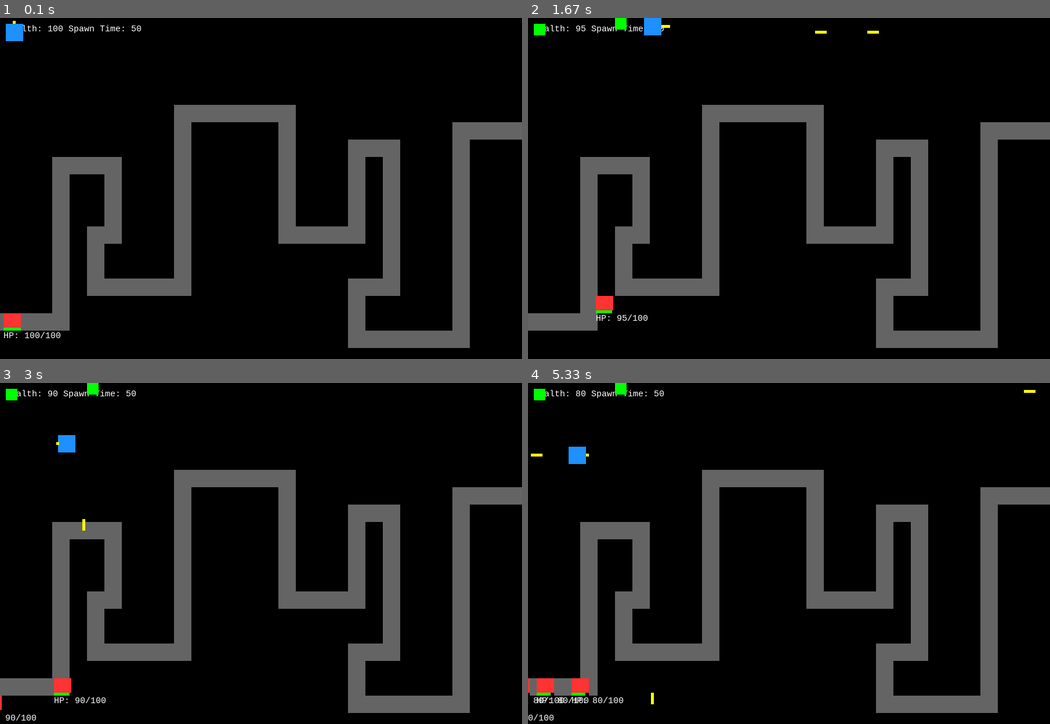
Above: before the commit, frames 1-4 (two rows, left to right).
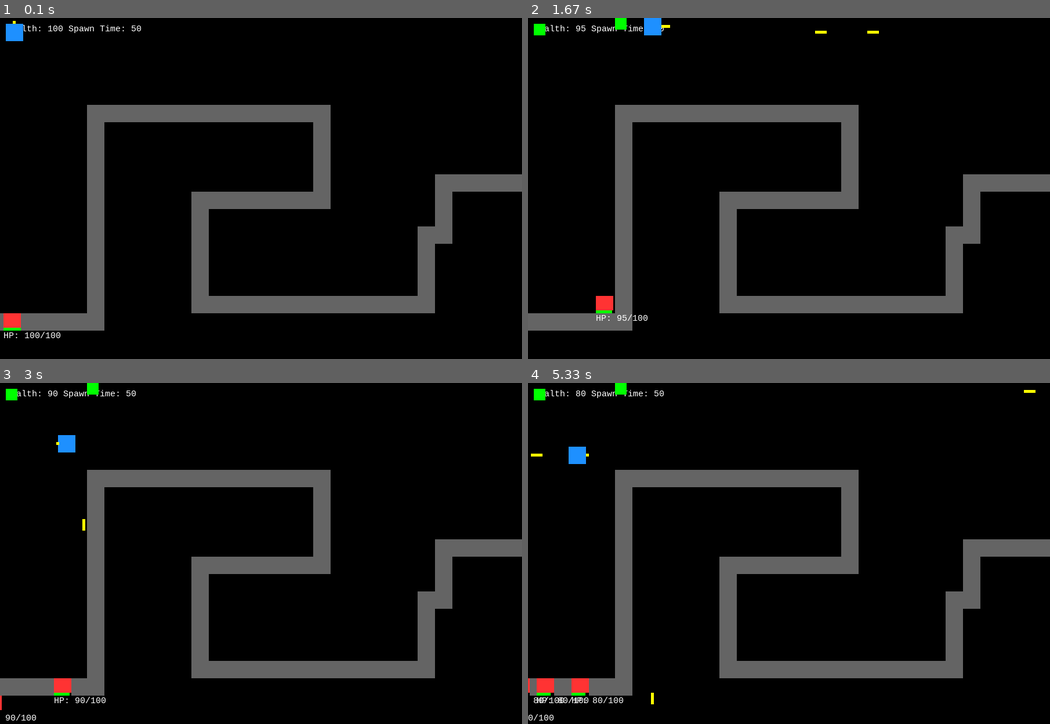
Above: after the commit, the same moments.

Repository: JasZhe/Tower-Defense
Game: pygame game, started from game.py
Same seed, same stepped clock (60 frames per second), same inputs: the game is played once before the commit and once after it.
Inputs:
- Up to frame 1 (0.1 s): no input
- Up to frame 2 (1.67 s): tap T at 0.33, 1.32 s; hold Right 0.67-1.13 s; hold D 0.67-1.13 s; tap Space at 0.73, 1.03, 1.23, 1.57 s; tap J at 0.82 s; hold Up 1.17-1.47 s; hold W 1.17-1.47 s; hold Right from 1.5 s (still down); hold D from 1.5 s (still down)
- Up to frame 3 (3 s): tap Space at 1.87, 2.07, 2.37, 2.63, 2.97 s; release Right at 1.97 s; release D at 1.97 s; hold Left 2-2.53 s; hold A 2-2.53 s; tap J at 2.15 s; hold Down 2.57-2.87 s; hold S 2.57-2.87 s; tap T at 2.72 s; hold Left from 2.9 s (still down); hold A from 2.9 s (still down)
- Up to frame 4 (5.33 s): tap Space at 3.27, 3.4, 3.8, 4.1, 4.47, 4.87, 5.17 s; release Left at 3.3 s; release A at 3.3 s; hold Up 3.33-3.7 s; hold W 3.33-3.7 s; tap J at 3.48, 4.95 s; hold Right 3.73-4.37 s; hold D 3.73-4.37 s; tap T at 3.88 s; hold Down 4.4-4.77 s; hold S 4.4-4.77 s; hold Left 4.8-5.27 s; hold A 4.8-5.27 s; hold Right from 5.3 s (still down); hold D from 5.3 s (still down)

The runs differ from the first frame. In frame 1, 23% of the frame differs, in the area x 10-100%, y 25-97%; in frame 2, 23%; in frame 3, 23%; in frame 4, 23%.

Commit message:
- Changed Map reading from huge 2D array to a compact file reading method - Added method to export Generated path in another file

Diff:
--- a/classes.py
+++ b/classes.py
@@ -164,20 +164,65 @@
 # Constructor: listOf(listOf(Int))
 # Requires: Each list must be the same length
 class Map:
-    def __init__(self, map_array):
-        valid = True
-        if len(map_array) > 0 and len(map_array[0]) > 0:
-            row_length = len(map_array[0])
-            for row in map_array:
-                if len(row) != row_length:
-                    self.grid = 'Inconsistent row lengths.'
-                    valid = False
-                    break
-            if valid:
-                self.grid = map_array
-        else:
-            self.grid = 'Invalid Map'
-
+    # Generates game map based off of the map file
+    def __init__(self, map_file):
+        previous_corner = None
+        line_number = 1
+        self.corners = []
+        with open('map.txt', 'r') as file:
+            for line in file:
+                if line_number == 1:
+                    self.rows = int(line.split(':')[1])
+                elif line_number == 2:
+                    self.cols = int(line.split(':')[1])
+                    grid = [' '] * self.rows
+                    for i in range(0, self.rows):
+                        grid[i] = [' '] * self.cols
+                        self.grid = grid
+                elif line_number == 3:
+                    self.grid_size = int(line.split(':')[1])
+                else:
+                    coords = line.strip().split(',')
+                    self.corners.append((int(coords[0]), int(coords[1])))
+                    self.grid[int(coords[0])][int(coords[1])] = 'P'
+                line_number = line_number + 1
+            file.close()
+
+        print(self.corners)
+        corner_len = len(self.corners)
+        for i in range(0, corner_len):
+            if i + 1 < corner_len:
+                if self.corners[i][0] == self.corners[i + 1][0]:
+                    lower = min(self.corners[i][1], self.corners[i + 1][1])
+                    higher = max(self.corners[i][1], self.corners[i + 1][1])
+                    for k in range (lower, higher):
+                        self.grid[self.corners[i][0]][k] = 'P'
+
+                elif self.corners[i][1] == self.corners[i + 1][1]:
+                    lower = min(self.corners[i][0], self.corners[i + 1][0])
+                    higher = max(self.corners[i][0], self.corners[i + 1][0])
+                    for k in range (lower, higher):
+                        self.grid[k][self.corners[i][1]] = 'P'
+        self.save_map()
+
+        # valid = True
+        # if len(map_file) > 0 and len(map_file[0]) > 0:
+        #     row_length = len(map_file[0])
+        #     for row in map_file:
+        #         if len(row) != row_length:
+        #             self.grid = 'Inconsistent row lengths.'
+        #             valid = False
+        #             break
+        #     if valid:
+        #         self.grid = map_file
+        # else:
+        #     self.grid = 'Invalid Map'
+
+    def save_map(self, file_name = 'map_view.txt'):
+        with open(file_name, 'w') as file:
+            for row in self.grid:
+                file.write(str(row) + '\n')
+            file.close()
     # Finds the length of the map
     def row_length(self):
         return len(self.grid[0])
--- a/game.py
+++ b/game.py
@@ -62,11 +62,39 @@
 pygame.mixer.pre_init(44100, -16, 2, 2048)
 pygame.mixer.init()
 
+# Map settings
+game_map = Map('map.txt')
+# Path
+# PATH = [[' ', ' ', ' ', ' ', ' ', ' ', ' ', ' ', ' ', ' ', ' ', ' ', ' ', ' ', ' ', ' ', ' ', ' ', ' ', ' ', ' ', ' ', ' ', ' ', ' ', ' ', ' ', ' ', ' ', ' '],
+#         [' ', ' ', ' ', ' ', ' ', ' ', ' ', ' ', ' ', ' ', ' ', ' ', ' ', ' ', ' ', ' ', ' ', ' ', ' ', ' ', ' ', ' ', ' ', ' ', ' ', ' ', ' ', ' ', ' ', ' '],
+#         [' ', ' ', ' ', ' ', ' ', ' ', ' ', ' ', ' ', ' ', ' ', ' ', ' ', ' ', ' ', ' ', ' ', ' ', ' ', ' ', ' ', ' ', ' ', ' ', ' ', ' ', ' ', ' ', ' ', ' '],
+#         [' ', ' ', ' ', ' ', ' ', ' ', ' ', ' ', ' ', ' ', ' ', ' ', ' ', ' ', ' ', ' ', ' ', ' ', ' ', ' ', ' ', ' ', ' ', ' ', ' ', ' ', ' ', ' ', ' ', ' '],
+#         [' ', ' ', ' ', ' ', ' ', ' ', ' ', ' ', ' ', ' ', ' ', ' ', ' ', ' ', ' ', ' ', ' ', ' ', ' ', ' ', ' ', ' ', ' ', ' ', ' ', ' ', ' ', ' ', ' ', ' '],
+#         [' ', ' ', ' ', ' ', ' ', ' ', ' ', ' ', ' ', ' ', 'P', 'P', 'P', 'P', 'P', 'P', 'P', ' ', ' ', ' ', ' ', ' ', ' ', ' ', ' ', ' ', ' ', ' ', ' ', ' '],
+#         [' ', ' ', ' ', ' ', ' ', ' ', ' ', ' ', ' ', ' ', 'P', ' ', ' ', ' ', ' ', ' ', 'P', ' ', ' ', ' ', ' ', ' ', ' ', ' ', ' ', ' ', 'P', 'P', 'P', 'P'],
+#         [' ', ' ', ' ', ' ', ' ', ' ', ' ', ' ', ' ', ' ', 'P', ' ', ' ', ' ', ' ', ' ', 'P', ' ', ' ', ' ', 'P', 'P', 'P', ' ', ' ', ' ', 'P', ' ', ' ', ' '],
+#         [' ', ' ', ' ', 'P', 'P', 'P', 'P', ' ', ' ', ' ', 'P', ' ', ' ', ' ', ' ', ' ', 'P', ' ', ' ', ' ', 'P', ' ', 'P', ' ', ' ', ' ', 'P', ' ', ' ', ' '],
+#         [' ', ' ', ' ', 'P', ' ', ' ', 'P', ' ', ' ', ' ', 'P', ' ', ' ', ' ', ' ', ' ', 'P', ' ', ' ', ' ', 'P', ' ', 'P', ' ', ' ', ' ', 'P', ' ', ' ', ' '],
+#         [' ', ' ', ' ', 'P', ' ', ' ', 'P', ' ', ' ', ' ', 'P', ' ', ' ', ' ', ' ', ' ', 'P', ' ', ' ', ' ', 'P', ' ', 'P', ' ', ' ', ' ', 'P', ' ', ' ', ' '],
+#         [' ', ' ', ' ', 'P', ' ', ' ', 'P', ' ', ' ', ' ', 'P', ' ', ' ', ' ', ' ', ' ', 'P', ' ', ' ', ' ', 'P', ' ', 'P', ' ', ' ', ' ', 'P', ' ', ' ', ' '],
+#         [' ', ' ', ' ', 'P', ' ', 'P', 'P', ' ', ' ', ' ', 'P', ' ', ' ', ' ', ' ', ' ', 'P', 'P', 'P', 'P', 'P', ' ', 'P', ' ', ' ', ' ', 'P', ' ', ' ', ' '],
+#         [' ', ' ', ' ', 'P', ' ', 'P', ' ', ' ', ' ', ' ', 'P', ' ', ' ', ' ', ' ', ' ', ' ', ' ', ' ', ' ', ' ', ' ', 'P', ' ', ' ', ' ', 'P', ' ', ' ', ' '],
+#         [' ', ' ', ' ', 'P', ' ', 'P', ' ', ' ', ' ', ' ', 'P', ' ', ' ', ' ', ' ', ' ', ' ', ' ', ' ', ' ', ' ', ' ', 'P', ' ', ' ', ' ', 'P', ' ', ' ', ' '],
+#         [' ', ' ', ' ', 'P', ' ', 'P', 'P', 'P', 'P', 'P', 'P', ' ', ' ', ' ', ' ', ' ', ' ', ' ', ' ', ' ', 'P', 'P', 'P', ' ', ' ', ' ', 'P', ' ', ' ', ' '],
+#         [' ', ' ', ' ', 'P', ' ', ' ', ' ', ' ', ' ', ' ', ' ', ' ', ' ', ' ', ' ', ' ', ' ', ' ', ' ', ' ', 'P', ' ', ' ', ' ', ' ', ' ', 'P', ' ', ' ', ' '],
+#         ['P', 'P', 'P', 'P', ' ', ' ', ' ', ' ', ' ', ' ', ' ', ' ', ' ', ' ', ' ', ' ', ' ', ' ', ' ', ' ', 'P', ' ', ' ', ' ', ' ', ' ', 'P', ' ', ' ', ' '],
+#         [' ', ' ', ' ', ' ', ' ', ' ', ' ', ' ', ' ', ' ', ' ', ' ', ' ', ' ', ' ', ' ', ' ', ' ', ' ', ' ', 'P', 'P', 'P', 'P', 'P', 'P', 'P', ' ', ' ', ' '],
+#         [' ', ' ', ' ', ' ', ' ', ' ', ' ', ' ', ' ', ' ', ' ', ' ', ' ', ' ', ' ', ' ', ' ', ' ', ' ', ' ', ' ', ' ', ' ', ' ', ' ', ' ', ' ', ' ', ' ', ' ']]
+
+# Grid dimensions
+GRID_SIZE = 30
+
+# Window size properties
+WIDTH = game_map.cols * GRID_SIZE #1080
+HEIGHT = game_map.rows * GRID_SIZE #720
+SIZE = (WIDTH, HEIGHT)
 screen = pygame.display.set_mode(SIZE)
 clock = pygame.time.Clock()
-
-# Map settings
-game_map = Map(PATH)
 
 # Player info
 player = Player(pygame.Rect((10, 10), (30, 30)), BLUE, WIDTH, HEIGHT,
--- /dev/null
+++ b/map.txt
@@ -0,0 +1,15 @@
+rows: 20
+cols: 30
+grid_size: 30
+17, 0
+17, 5
+5, 5
+5, 18
+10, 18
+10, 11
+16, 11
+16, 24
+12, 24
+12, 25
+9, 25
+9, 29
--- /dev/null
+++ b/map_view.txt
@@ -0,0 +1,20 @@
+[' ', ' ', ' ', ' ', ' ', ' ', ' ', ' ', ' ', ' ', ' ', ' ', ' ', ' ', ' ', ' ', ' ', ' ', ' ', ' ', ' ', ' ', ' ', ' ', ' ', ' ', ' ', ' ', ' ', ' ']
+[' ', ' ', ' ', ' ', ' ', ' ', ' ', ' ', ' ', ' ', ' ', ' ', ' ', ' ', ' ', ' ', ' ', ' ', ' ', ' ', ' ', ' ', ' ', ' ', ' ', ' ', ' ', ' ', ' ', ' ']
+[' ', ' ', ' ', ' ', ' ', ' ', ' ', ' ', ' ', ' ', ' ', ' ', ' ', ' ', ' ', ' ', ' ', ' ', ' ', ' ', ' ', ' ', ' ', ' ', ' ', ' ', ' ', ' ', ' ', ' ']
+[' ', ' ', ' ', ' ', ' ', ' ', ' ', ' ', ' ', ' ', ' ', ' ', ' ', ' ', ' ', ' ', ' ', ' ', ' ', ' ', ' ', ' ', ' ', ' ', ' ', ' ', ' ', ' ', ' ', ' ']
+[' ', ' ', ' ', ' ', ' ', ' ', ' ', ' ', ' ', ' ', ' ', ' ', ' ', ' ', ' ', ' ', ' ', ' ', ' ', ' ', ' ', ' ', ' ', ' ', ' ', ' ', ' ', ' ', ' ', ' ']
+[' ', ' ', ' ', ' ', ' ', 'P', 'P', 'P', 'P', 'P', 'P', 'P', 'P', 'P', 'P', 'P', 'P', 'P', 'P', ' ', ' ', ' ', ' ', ' ', ' ', ' ', ' ', ' ', ' ', ' ']
+[' ', ' ', ' ', ' ', ' ', 'P', ' ', ' ', ' ', ' ', ' ', ' ', ' ', ' ', ' ', ' ', ' ', ' ', 'P', ' ', ' ', ' ', ' ', ' ', ' ', ' ', ' ', ' ', ' ', ' ']
+[' ', ' ', ' ', ' ', ' ', 'P', ' ', ' ', ' ', ' ', ' ', ' ', ' ', ' ', ' ', ' ', ' ', ' ', 'P', ' ', ' ', ' ', ' ', ' ', ' ', ' ', ' ', ' ', ' ', ' ']
+[' ', ' ', ' ', ' ', ' ', 'P', ' ', ' ', ' ', ' ', ' ', ' ', ' ', ' ', ' ', ' ', ' ', ' ', 'P', ' ', ' ', ' ', ' ', ' ', ' ', ' ', ' ', ' ', ' ', ' ']
+[' ', ' ', ' ', ' ', ' ', 'P', ' ', ' ', ' ', ' ', ' ', ' ', ' ', ' ', ' ', ' ', ' ', ' ', 'P', ' ', ' ', ' ', ' ', ' ', ' ', 'P', 'P', 'P', 'P', 'P']
+[' ', ' ', ' ', ' ', ' ', 'P', ' ', ' ', ' ', ' ', ' ', 'P', 'P', 'P', 'P', 'P', 'P', 'P', 'P', ' ', ' ', ' ', ' ', ' ', ' ', 'P', ' ', ' ', ' ', ' ']
+[' ', ' ', ' ', ' ', ' ', 'P', ' ', ' ', ' ', ' ', ' ', 'P', ' ', ' ', ' ', ' ', ' ', ' ', ' ', ' ', ' ', ' ', ' ', ' ', ' ', 'P', ' ', ' ', ' ', ' ']
+[' ', ' ', ' ', ' ', ' ', 'P', ' ', ' ', ' ', ' ', ' ', 'P', ' ', ' ', ' ', ' ', ' ', ' ', ' ', ' ', ' ', ' ', ' ', ' ', 'P', 'P', ' ', ' ', ' ', ' ']
+[' ', ' ', ' ', ' ', ' ', 'P', ' ', ' ', ' ', ' ', ' ', 'P', ' ', ' ', ' ', ' ', ' ', ' ', ' ', ' ', ' ', ' ', ' ', ' ', 'P', ' ', ' ', ' ', ' ', ' ']
+[' ', ' ', ' ', ' ', ' ', 'P', ' ', ' ', ' ', ' ', ' ', 'P', ' ', ' ', ' ', ' ', ' ', ' ', ' ', ' ', ' ', ' ', ' ', ' ', 'P', ' ', ' ', ' ', ' ', ' ']
+[' ', ' ', ' ', ' ', ' ', 'P', ' ', ' ', ' ', ' ', ' ', 'P', ' ', ' ', ' ', ' ', ' ', ' ', ' ', ' ', ' ', ' ', ' ', ' ', 'P', ' ', ' ', ' ', ' ', ' ']
+[' ', ' ', ' ', ' ', ' ', 'P', ' ', ' ', ' ', ' ', ' ', 'P', 'P', 'P', 'P', 'P', 'P', 'P', 'P', 'P', 'P', 'P', 'P', 'P', 'P', ' ', ' ', ' ', ' ', ' ']
+['P', 'P', 'P', 'P', 'P', 'P', ' ', ' ', ' ', ' ', ' ', ' ', ' ', ' ', ' ', ' ', ' ', ' ', ' ', ' ', ' ', ' ', ' ', ' ', ' ', ' ', ' ', ' ', ' ', ' ']
+[' ', ' ', ' ', ' ', ' ', ' ', ' ', ' ', ' ', ' ', ' ', ' ', ' ', ' ', ' ', ' ', ' ', ' ', ' ', ' ', ' ', ' ', ' ', ' ', ' ', ' ', ' ', ' ', ' ', ' ']
+[' ', ' ', ' ', ' ', ' ', ' ', ' ', ' ', ' ', ' ', ' ', ' ', ' ', ' ', ' ', ' ', ' ', ' ', ' ', ' ', ' ', ' ', ' ', ' ', ' ', ' ', ' ', ' ', ' ', ' ']
--- a/properties.py
+++ b/properties.py
@@ -16,38 +16,6 @@
 # Timing constants
 FRAME_RATE = 30
 TICK_SPEED = 300
-
-# Path
-PATH = [[' ', ' ', ' ', ' ', ' ', ' ', ' ', ' ', ' ', ' ', ' ', ' ', ' ', ' ', ' ', ' ', ' ', ' ', ' ', ' ', ' ', ' ', ' ', ' ', ' ', ' ', ' ', ' ', ' ', ' '],
-		[' ', ' ', ' ', ' ', ' ', ' ', ' ', ' ', ' ', ' ', ' ', ' ', ' ', ' ', ' ', ' ', ' ', ' ', ' ', ' ', ' ', ' ', ' ', ' ', ' ', ' ', ' ', ' ', ' ', ' '],
-		[' ', ' ', ' ', ' ', ' ', ' ', ' ', ' ', ' ', ' ', ' ', ' ', ' ', ' ', ' ', ' ', ' ', ' ', ' ', ' ', ' ', ' ', ' ', ' ', ' ', ' ', ' ', ' ', ' ', ' '],
-		[' ', ' ', ' ', ' ', ' ', ' ', ' ', ' ', ' ', ' ', ' ', ' ', ' ', ' ', ' ', ' ', ' ', ' ', ' ', ' ', ' ', ' ', ' ', ' ', ' ', ' ', ' ', ' ', ' ', ' '],
-		[' ', ' ', ' ', ' ', ' ', ' ', ' ', ' ', ' ', ' ', ' ', ' ', ' ', ' ', ' ', ' ', ' ', ' ', ' ', ' ', ' ', ' ', ' ', ' ', ' ', ' ', ' ', ' ', ' ', ' '],
-		[' ', ' ', ' ', ' ', ' ', ' ', ' ', ' ', ' ', ' ', 'P', 'P', 'P', 'P', 'P', 'P', 'P', ' ', ' ', ' ', ' ', ' ', ' ', ' ', ' ', ' ', ' ', ' ', ' ', ' '],
-		[' ', ' ', ' ', ' ', ' ', ' ', ' ', ' ', ' ', ' ', 'P', ' ', ' ', ' ', ' ', ' ', 'P', ' ', ' ', ' ', ' ', ' ', ' ', ' ', ' ', ' ', 'P', 'P', 'P', 'P'],
-		[' ', ' ', ' ', ' ', ' ', ' ', ' ', ' ', ' ', ' ', 'P', ' ', ' ', ' ', ' ', ' ', 'P', ' ', ' ', ' ', 'P', 'P', 'P', ' ', ' ', ' ', 'P', ' ', ' ', ' '],
-		[' ', ' ', ' ', 'P', 'P', 'P', 'P', ' ', ' ', ' ', 'P', ' ', ' ', ' ', ' ', ' ', 'P', ' ', ' ', ' ', 'P', ' ', 'P', ' ', ' ', ' ', 'P', ' ', ' ', ' '],
-		[' ', ' ', ' ', 'P', ' ', ' ', 'P', ' ', ' ', ' ', 'P', ' ', ' ', ' ', ' ', ' ', 'P', ' ', ' ', ' ', 'P', ' ', 'P', ' ', ' ', ' ', 'P', ' ', ' ', ' '],
-		[' ', ' ', ' ', 'P', ' ', ' ', 'P', ' ', ' ', ' ', 'P', ' ', ' ', ' ', ' ', ' ', 'P', ' ', ' ', ' ', 'P', ' ', 'P', ' ', ' ', ' ', 'P', ' ', ' ', ' '],
-		[' ', ' ', ' ', 'P', ' ', ' ', 'P', ' ', ' ', ' ', 'P', ' ', ' ', ' ', ' ', ' ', 'P', ' ', ' ', ' ', 'P', ' ', 'P', ' ', ' ', ' ', 'P', ' ', ' ', ' '],
-		[' ', ' ', ' ', 'P', ' ', 'P', 'P', ' ', ' ', ' ', 'P', ' ', ' ', ' ', ' ', ' ', 'P', 'P', 'P', 'P', 'P', ' ', 'P', ' ', ' ', ' ', 'P', ' ', ' ', ' '],
-		[' ', ' ', ' ', 'P', ' ', 'P', ' ', ' ', ' ', ' ', 'P', ' ', ' ', ' ', ' ', ' ', ' ', ' ', ' ', ' ', ' ', ' ', 'P', ' ', ' ', ' ', 'P', ' ', ' ', ' '],
-		[' ', ' ', ' ', 'P', ' ', 'P', ' ', ' ', ' ', ' ', 'P', ' ', ' ', ' ', ' ', ' ', ' ', ' ', ' ', ' ', ' ', ' ', 'P', ' ', ' ', ' ', 'P', ' ', ' ', ' '],
-		[' ', ' ', ' ', 'P', ' ', 'P', 'P', 'P', 'P', 'P', 'P', ' ', ' ', ' ', ' ', ' ', ' ', ' ', ' ', ' ', 'P', 'P', 'P', ' ', ' ', ' ', 'P', ' ', ' ', ' '],
-		[' ', ' ', ' ', 'P', ' ', ' ', ' ', ' ', ' ', ' ', ' ', ' ', ' ', ' ', ' ', ' ', ' ', ' ', ' ', ' ', 'P', ' ', ' ', ' ', ' ', ' ', 'P', ' ', ' ', ' '],
-		['P', 'P', 'P', 'P', ' ', ' ', ' ', ' ', ' ', ' ', ' ', ' ', ' ', ' ', ' ', ' ', ' ', ' ', ' ', ' ', 'P', ' ', ' ', ' ', ' ', ' ', 'P', ' ', ' ', ' '],
-		[' ', ' ', ' ', ' ', ' ', ' ', ' ', ' ', ' ', ' ', ' ', ' ', ' ', ' ', ' ', ' ', ' ', ' ', ' ', ' ', 'P', 'P', 'P', 'P', 'P', 'P', 'P', ' ', ' ', ' '],
-		[' ', ' ', ' ', ' ', ' ', ' ', ' ', ' ', ' ', ' ', ' ', ' ', ' ', ' ', ' ', ' ', ' ', ' ', ' ', ' ', ' ', ' ', ' ', ' ', ' ', ' ', ' ', ' ', ' ', ' ']]
-
-# Grid dimensions
-GRID_WIDTH = len(PATH[0])
-GRID_HEIGHT = len(PATH)
-GRID_SIZE = 30
-
-# Window size properties
-WIDTH = GRID_WIDTH * GRID_SIZE #1080
-HEIGHT = GRID_HEIGHT * GRID_SIZE #720
-SIZE = (WIDTH, HEIGHT)
 
 # Bullet properties
 SHOT_DELAY = 250
--- /dev/null
+++ b/read.py
@@ -0,0 +1,22 @@
+line_number = 1
+rows = 0
+cols = 0
+grid = None
+with open('map.txt', 'r') as file:
+    for line in file:
+        if line_number == 1:
+            rows = int(line.split(':')[1])
+        elif line_number == 2:
+            cols = int(line.split(':')[1])
+            grid = [' '] * rows
+            for i in range(0, rows):
+                grid[i] = [' '] * cols
+        elif line_number == 3:
+            grid_size = int(line.split(':')[1])
+        else:
+            coords = line.strip().split(',')
+            print(coords)
+            grid[int(coords[0])][int(coords[1])] = 'P'
+        line_number = line_number + 1
+    file.close()
+print(grid)
